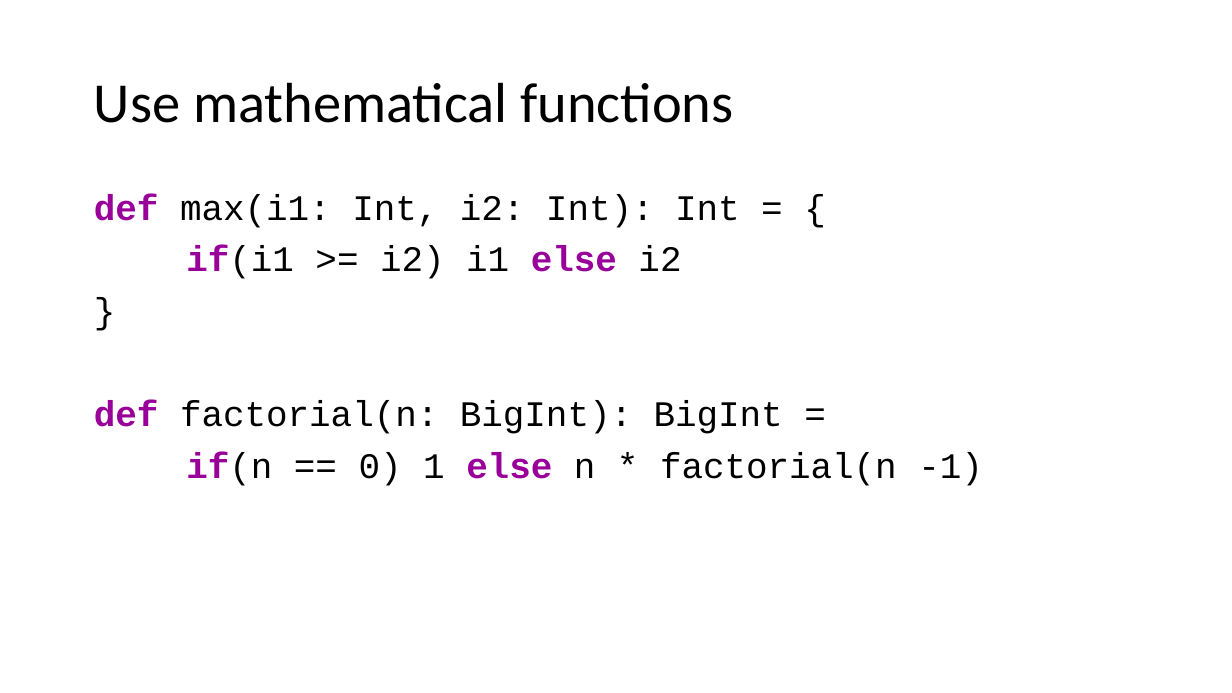
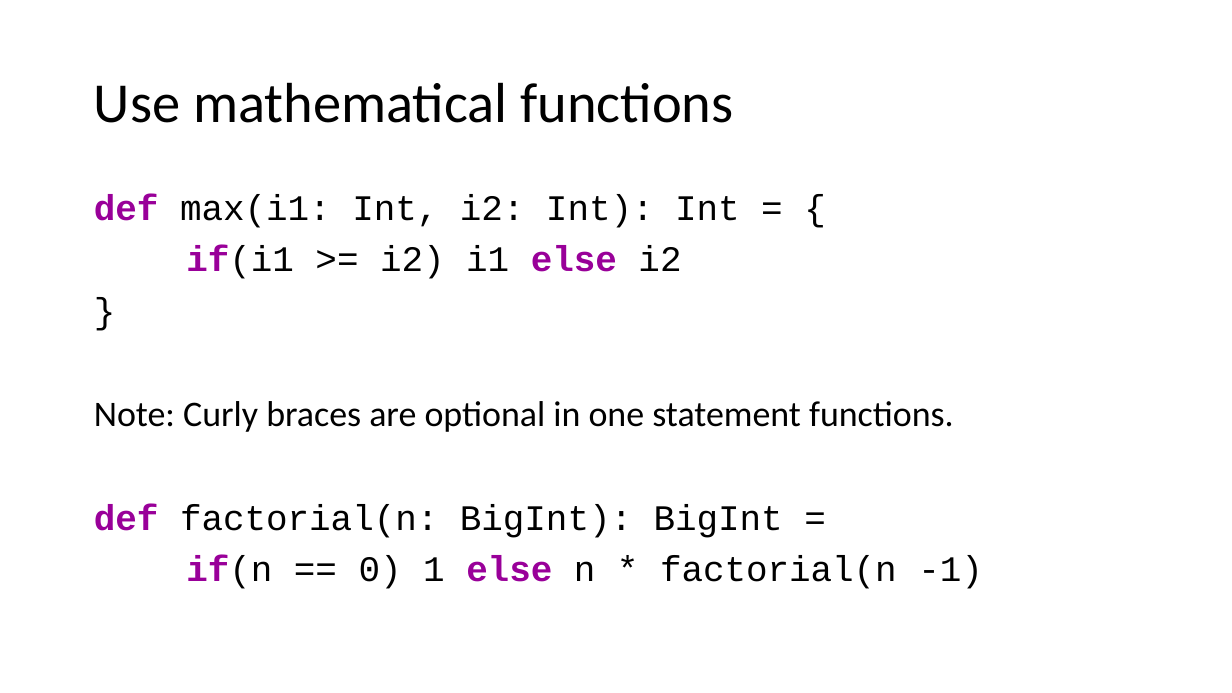
Before and after one commit to alexandrejbr/Scala.FirstSteps.Demos, a slide deck: slide 13 of Scala First Steps.pptx. Drawn at 1232x693 pixels with LibreOffice and Linux fonts; fonts in the diff are those of the drawing. Boxes give left, top, right and bottom in pixels: in the first picture for what was removed or moved away, otherwise in the second. Text is boxed around its words. In the diff, an @@ line names an element or a change of style, - is before the commit and + after.

```diff
--- a/Scala First Steps.pptx
+++ b/Scala First Steps.pptx
@@ text at (x1=94, y1=401, x2=954, y2=432): paragraph added @@
+Note: Curly braces are optional in one statement functions.
```
Also in this commit, not shown: 6 other slides changed.
